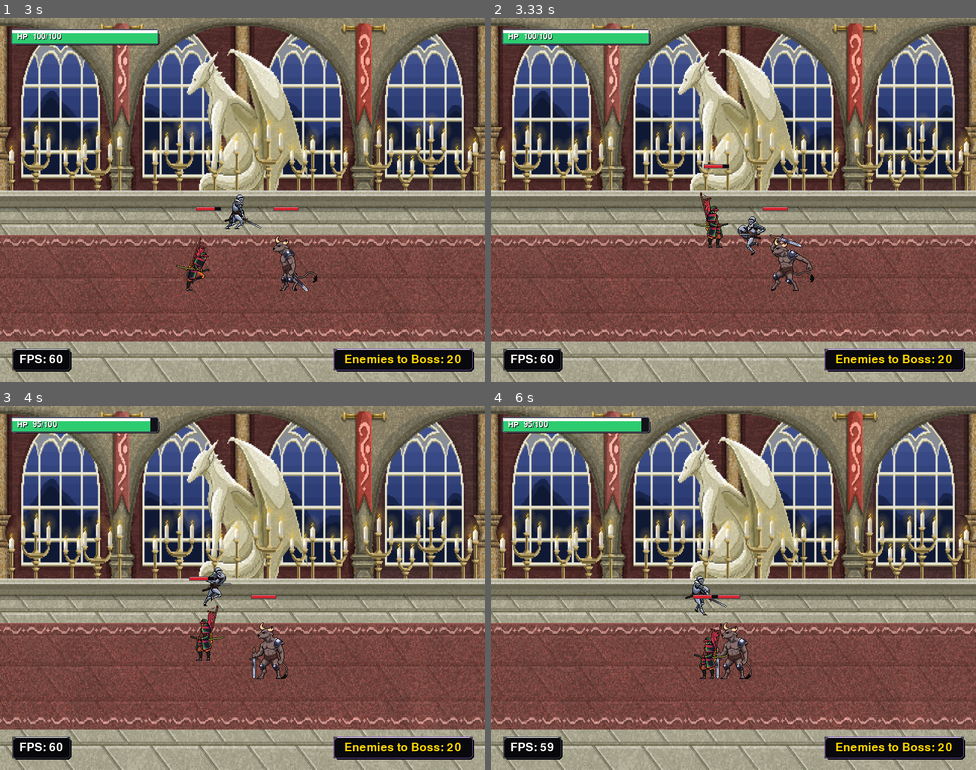
Above: before the commit, frames 1-4 (two rows, left to right).
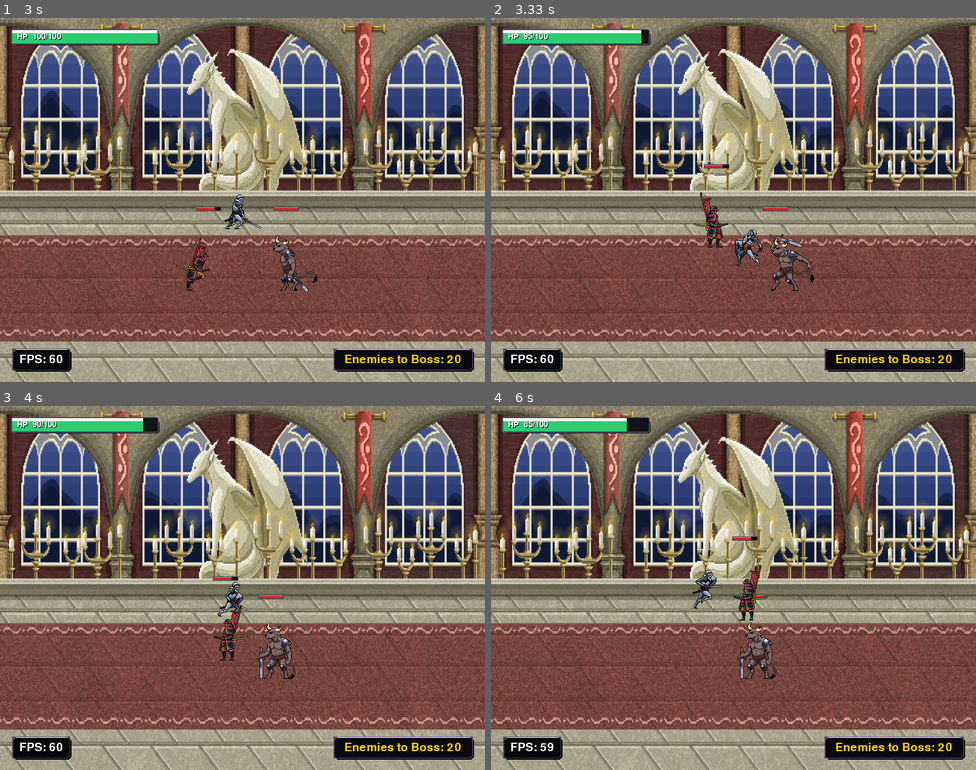
Above: after the commit, the same moments.

Repository: ribeirorafadev/Castle-Night-Pygame
Game: pygame game, started from run_game.py
Same seed, same stepped clock (60 frames per second), same inputs: the game is played once before the commit and once after it.
Inputs (mouse positions are in pixels of both pictures, inside the frame that each line leads up to):
- Up to frame 1 (3 s): click "> INICIAR JORNADA <" at 0.38 s; hold Right 0.67-1.13 s; move the mouse to (223, 214) at 0.7 s; hold Left 1.17-1.7 s; tap Space at 1.23, 1.53, 2.13, 2.43, 2.57, 2.87 s; click (126, 203) at 1.78 s; hold Left 2.07-2.47 s; hold Right from 2.5 s (still down)
- Up to frame 2 (3.33 s): release Right at 3.13 s; hold Left from 3.17 s (still down); tap Space at 3.23 s
- Up to frame 3 (4 s): tap Space at 3.53, 3.73 s; release Left at 3.63 s; hold Right from 3.67 s (still down)
- Up to frame 4 (6 s): tap Space at 4.03, 4.23, 4.53, 4.73, 5.03, 5.3, 5.6, 5.73 s; release Right at 4.13 s; hold Right 4.17-4.63 s; hold Left 4.67-5.2 s; hold Left 5.23-5.63 s; hold Right from 5.67 s (still down)

Frame 1 is identical in both runs. In frame 2, 0.6% of the frame differs, in the area x 6-57%, y 3-68%; in frame 3, 2.1%; in frame 4, 2.4%, in the area x 6-59%, y 3-75%.

Commit message:
feat(enemies): implement satyr charge attack and fix samurai-commander sprite mapping
- Satyr: map Charge.png to run and run_attack states with dash velocity and attack SFX
- Samurai-Commander: fix invalid Protect.png asset reference and map all 9 official spritesheets
- BasicEnemy: refine attack hitbox timing to frame >= len // 2 for responsive dash and swing connections
- Entity: expose read-only state property for FSM inspection

Diff:
--- a/src/entities/enemy.py
+++ b/src/entities/enemy.py
@@ -273,7 +273,7 @@
                 if (self._state == 'attack' and self.attack_animations)
                 else self.run_attack_frames
             )
-            if current_attack and self._current_frame >= len(current_attack) - 2:
+            if current_attack and self._current_frame >= max(1, len(current_attack) // 2):
                 if self.facing_right:
                     return pygame.Rect(self.hurtbox.left, self.hurtbox.centery - 20, 80, 40)
                 return pygame.Rect(self.hurtbox.right - 80, self.hurtbox.centery - 20, 80, 40)
--- a/src/entities/entity.py
+++ b/src/entities/entity.py
@@ -28,6 +28,12 @@
         self._is_removable: bool = False
         self._speed: float = speed
         self._target: Optional[Entity] = None
+        self._state: str = "idle"
+
+    @property
+    def state(self) -> str:
+        """Read-only access to entity FSM state."""
+        return self._state
 
     @property
     def name(self) -> str:
--- a/src/entities/factory.py
+++ b/src/entities/factory.py
@@ -58,16 +58,17 @@
                 ],
             },
             "satyr": {
+                "run": "Charge.png",
+                "run_attack": "Charge.png",
                 "attacks": ["Attack.png"],
                 "attack_sounds": ["audio/Attack-Sword-Enemy.mp3"],
+                "run_attack_sound": "audio/Attack-Sword-Enemy.mp3",
             },
             "samurai-commander": {
                 "run": "Run.png",
                 "jump": "Jump.png",
-                "run_attack": "Protect.png",
                 "attacks": ["Attack_1.png", "Attack_2.png", "Attack_3.png"],
                 "attack_sounds": ["audio/Attack-Sword-Enemy.mp3"] * 3,
-                "run_attack_sound": "audio/Attack-Sword-Enemy.mp3",
             },
             "yokai": {
                 "run": "Run.png",
Binary file removed: assets/sprites/enemies/samurai-commander/Protect.png
Not shown, removed: assets/audio/Attack-Werewolf.mp3
